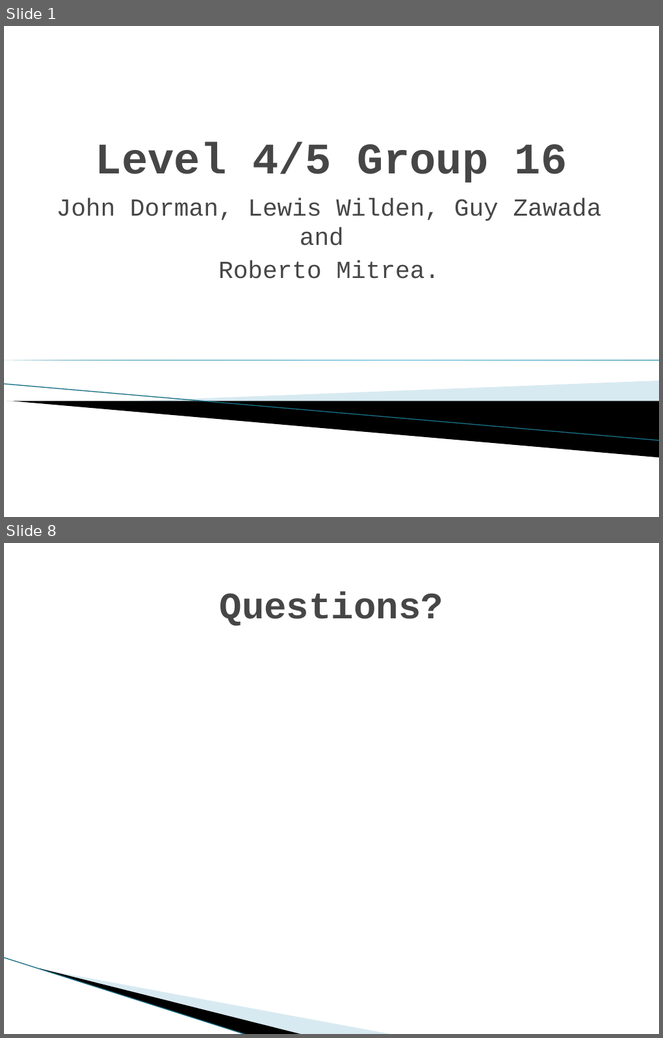
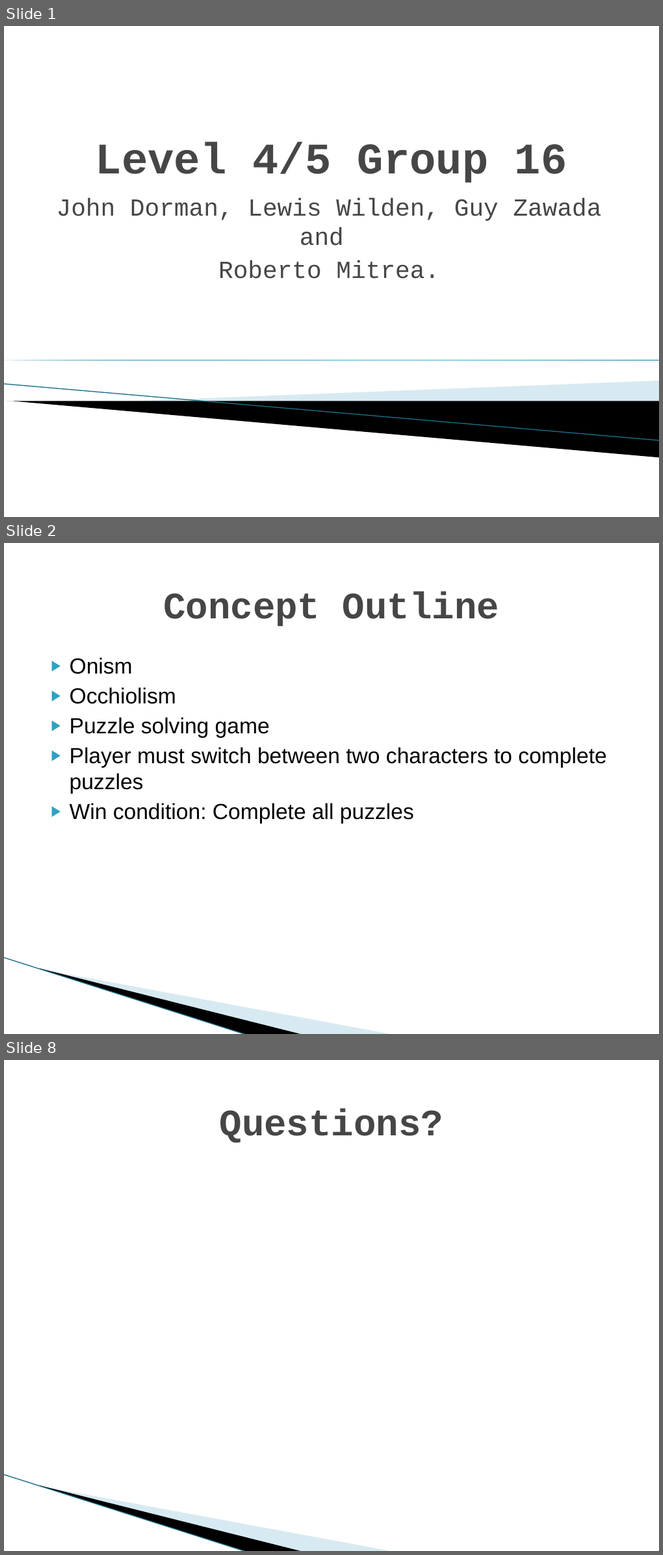
Before and after one commit to UoSGamesGroups/first-semester-l4-5-group-16, a slide deck: Presentations/First Pres.pptx. Shown one above the other, each under a label of ours: slides 1 and 8 before the commit, slides 1, 2 and 8 after it; the slides between them are not shown. The pictures are 663x1038 and 663x1555 pixels, drawn with LibreOffice and Linux fonts; fonts in the diff are those of the drawing; background and template pictures are left out. Boxes give left, top, right and bottom in pixels: in the first picture for what was removed or moved away, otherwise in the second. Text is boxed around its words. In the diff, an @@ line names an element or a change of style, - is before the commit and + after.

```diff
--- a/Presentations/First Pres.pptx
+++ b/Presentations/First Pres.pptx
@@ slide 2 added at bbox=[4, 543, 659, 1034], background #FFFFFF; not listed: 3 template elements that a slide beside it also shows @@
@@ title added at bbox=[163, 591, 499, 626], 41 pt, text #464646, bold @@
+Concept Outline
@@ text added at bbox=[70, 657, 607, 824], 24 pt, text #000000 @@
+▶ Onism
+▶ Occhiolism
+▶ Puzzle solving game
+▶ Player must switch between two characters to complete puzzles
+▶ Win condition: Complete all puzzles
```
Also in this commit, not shown: 3 slides changed, 1 other slide added, 2 slides removed.
